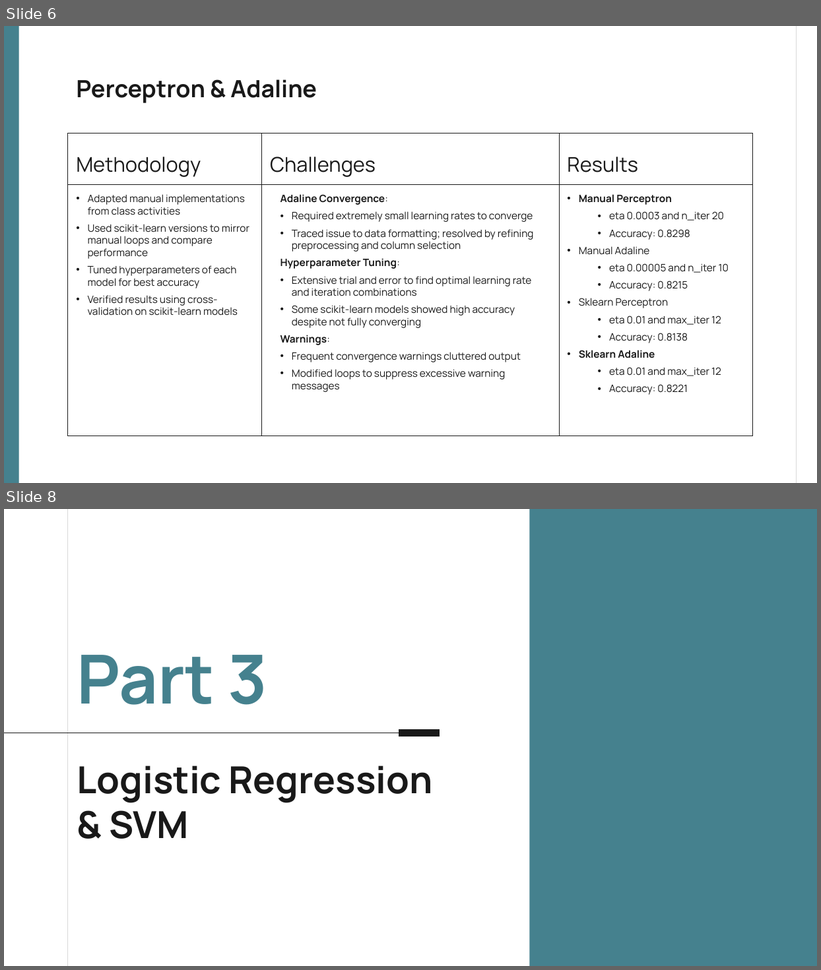
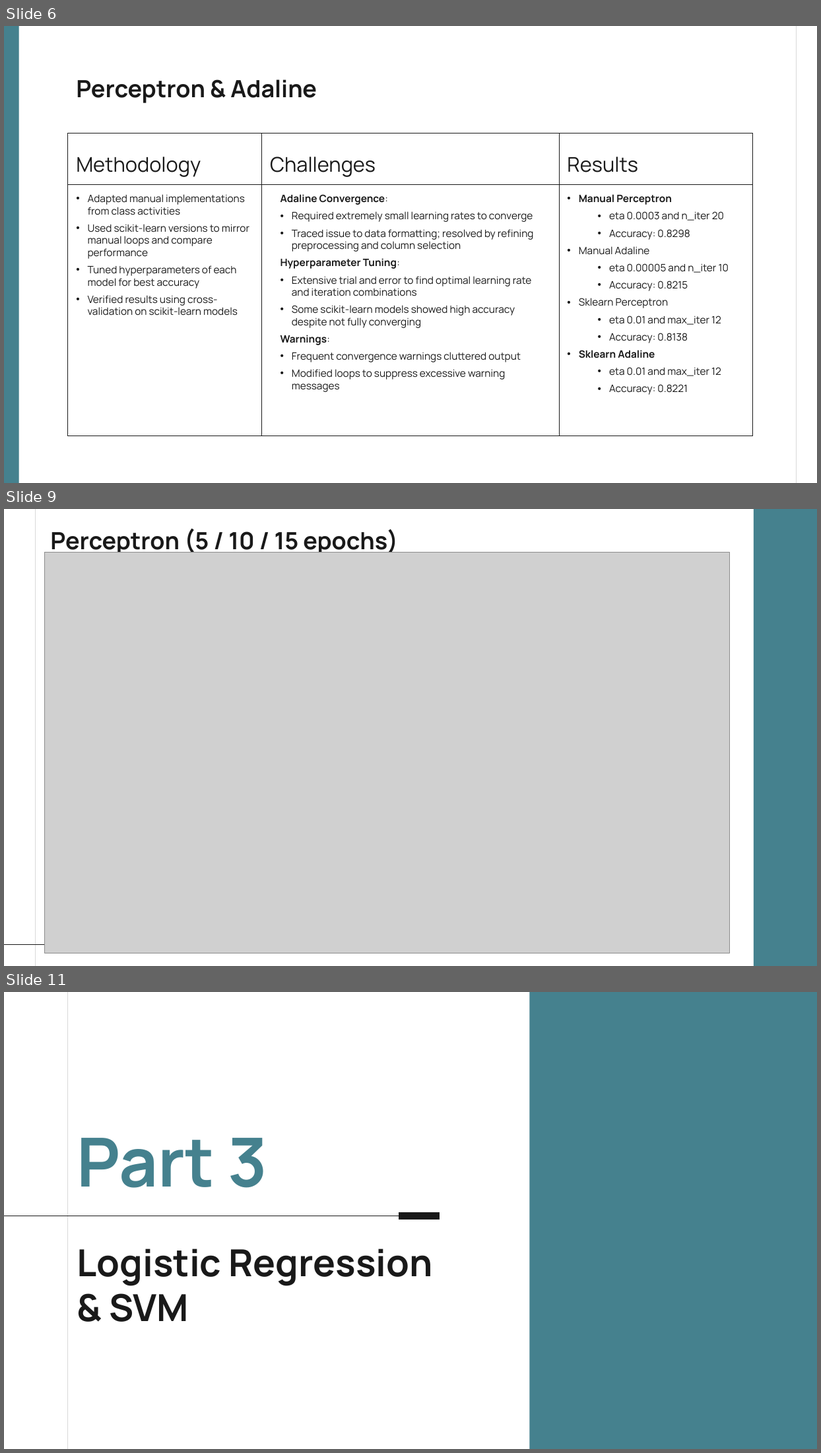
Before and after one commit to benmikeand/DASC41103_projects_team2, a slide deck: projects/project_1/results/Project_1_Presentation.pptx. Shown one above the other, each under a label of ours: slides 6 and 8 before the commit, slides 6, 9 and 11 after it; the slides between them are not shown. The pictures are 821x970 and 821x1453 pixels, drawn with LibreOffice and Linux fonts; fonts in the diff are those of the drawing; grey boxes stand for pictures. Boxes give left, top, right and bottom in pixels: in the first picture for what was removed or moved away, otherwise in the second. Text is boxed around its words. In the diff, an @@ line names an element or a change of style, - is before the commit and + after.

```diff
--- a/projects/project_1/results/Project_1_Presentation.pptx
+++ b/projects/project_1/results/Project_1_Presentation.pptx
@@ slide 9 added at (4, 509, 817, 966), background #FFFFFF @@
@@ line added from (35, 509) to (35, 966), #D9D9D9 0.75 pt @@
@@ title added at (50, 528, 398, 557), 28 pt, text #191919, bold @@
+Perceptron (5 / 10 / 15 epochs)
@@ rectangle added at (754, 509, 817, 966), fill #45818E @@
@@ picture added at (44, 553, 729, 954) @@
@@ line added from (583, 945) to (4, 945), #191919 0.75 pt @@
@@ what was slide 8 is now slide 11 @@
```
Also in this commit, not shown: 5 other slides added, 2 slides removed.
